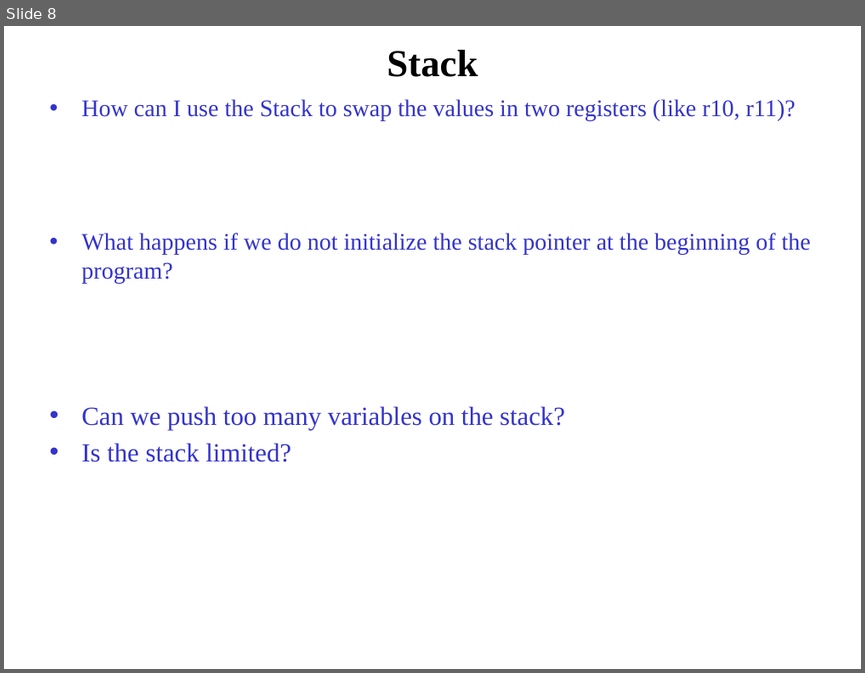
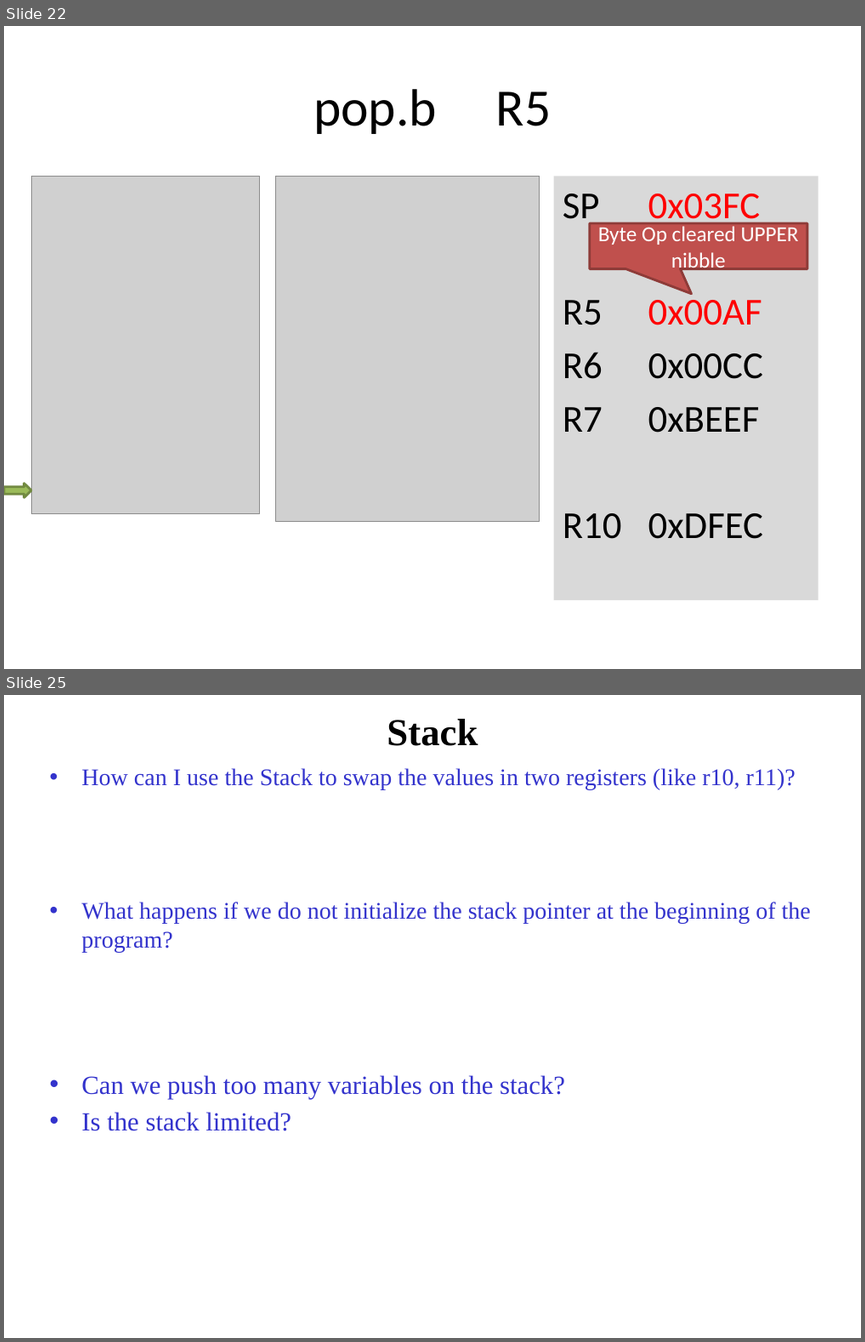
Before and after one commit to pw4rn3r/ECE382, a slide deck: notes/L10/Lsn10.pptx. Shown one above the other, each under a label of ours: slide 8 before the commit, slides 22 and 25 after it; the slides between them are not shown. The pictures are 865x673 and 865x1342 pixels, drawn with LibreOffice and Linux fonts; fonts in the diff are those of the drawing; grey boxes stand for pictures. Boxes give left, top, right and bottom in pixels: in the first picture for what was removed or moved away, otherwise in the second. Text is boxed around its words. In the diff, an @@ line names an element or a change of style, - is before the commit and + after.

```diff
--- a/notes/L10/Lsn10.pptx
+++ b/notes/L10/Lsn10.pptx
@@ slide 22 added at [4, 26, 861, 669], background #FFFFFF @@
@@ title added at [313, 89, 551, 134], 44 pt, text #000000 @@
+pop.b R5
@@ picture added at [31, 176, 259, 514] @@
@@ line added from (276, 176) to (540, 176), #4B7EBC 0.75 pt @@
@@ picture added at [276, 176, 540, 521] @@
@@ rectangle added at [554, 176, 818, 600], fill #D9D9D9, 32 pt, text #000000 @@
+SP 0x03FC
+R5 0x00AF
+R6 0x00CC
+R7 0xBEEF
+R10 0xDFEC
@@ speech box added at [589, 223, 806, 268], fill #C0504D, outline #8E3B39 2 pt, 18 pt, text #FFFFFF @@
+Byte Op cleared UPPER nibble
@@ right arrow added at [4, 482, 31, 497], fill #9BBB59, outline #738A42 2 pt @@
@@ what was slide 8 is now slide 25 @@
```
Also in this commit, not shown: 5 slides changed, 16 other slides added, 4 other files.
